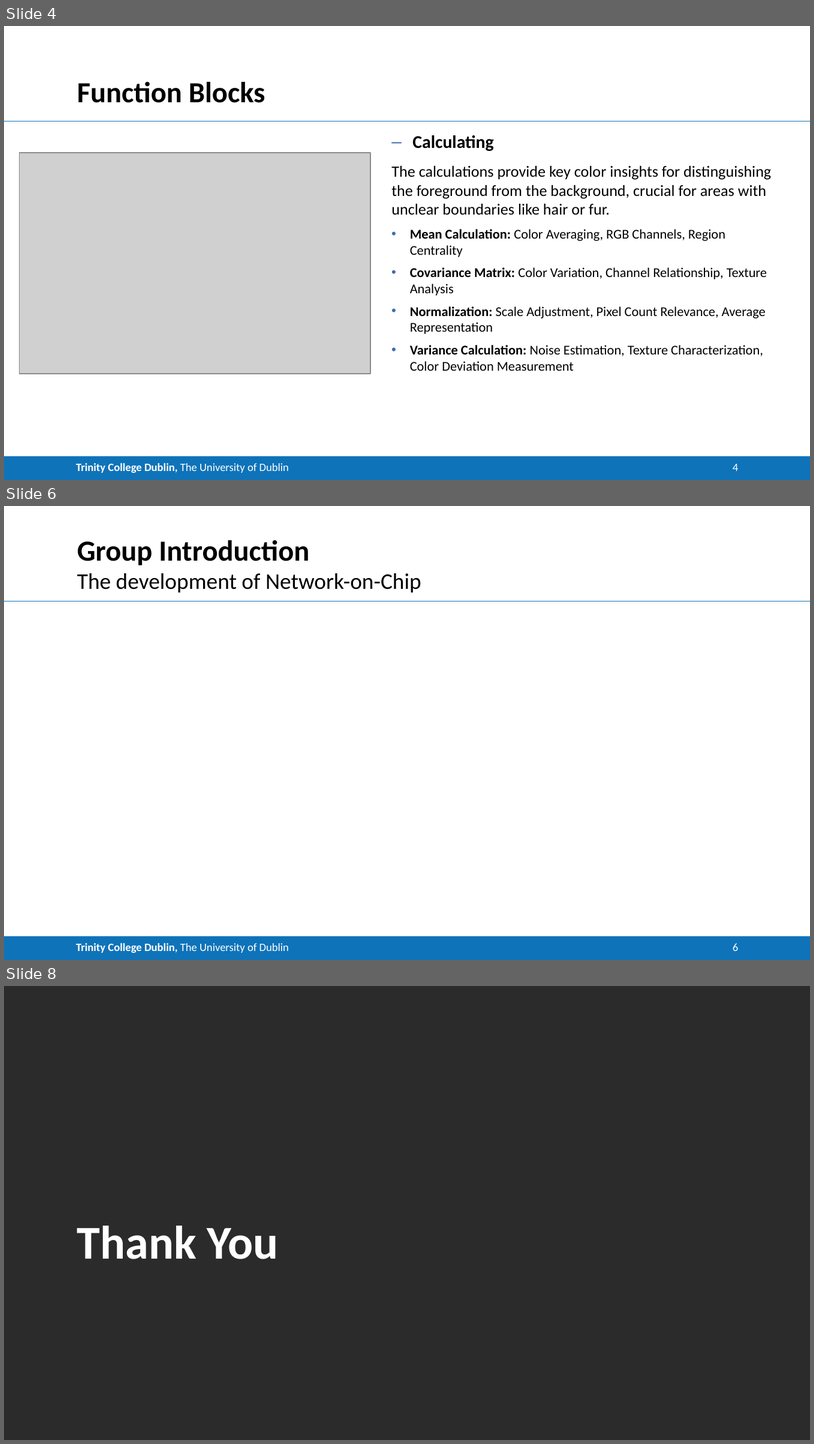
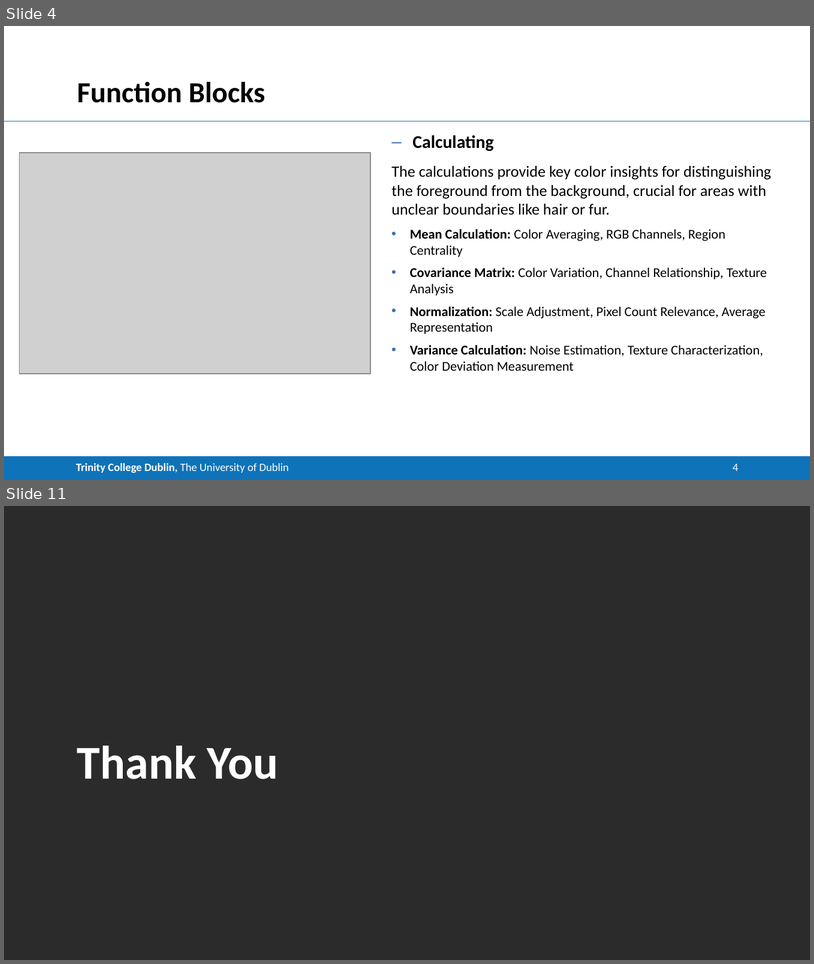
Before and after one commit to CNStanLee/CM_Matting, a slide deck: 002Matlab Project/Project.pptx. Shown one above the other, each under a label of ours: slides 4, 6 and 8 before the commit, slides 4 and 11 after it; the slides between them are not shown. The pictures are 814x1444 and 814x964 pixels, drawn with LibreOffice and Linux fonts; fonts in the diff are those of the drawing; grey boxes stand for pictures; background and template pictures are left out; a plain dark background stands for a picture behind light text. Boxes give left, top, right and bottom in pixels: in the first picture for what was removed or moved away, otherwise in the second. Text is boxed around its words. In the diff, an @@ line names an element or a change of style, - is before the commit and + after.

```diff
--- a/002Matlab Project/Project.pptx
+++ b/002Matlab Project/Project.pptx
@@ slide 6 removed at [4, 506, 810, 960], background #FFFFFF; not listed: 2 template elements that a slide beside it also shows @@
@@ title removed at [77, 540, 309, 565] @@
-Group Introduction
@@ text removed at [77, 573, 422, 592] @@
-The development of Network-on-Chip
@@ page number removed at [733, 943, 738, 951] @@
-6
@@ what was slide 8 is now slide 11 @@
```
Also in this commit, not shown: 1 slide changed, 5 slides added, 1 other slide removed, 3 other files.
